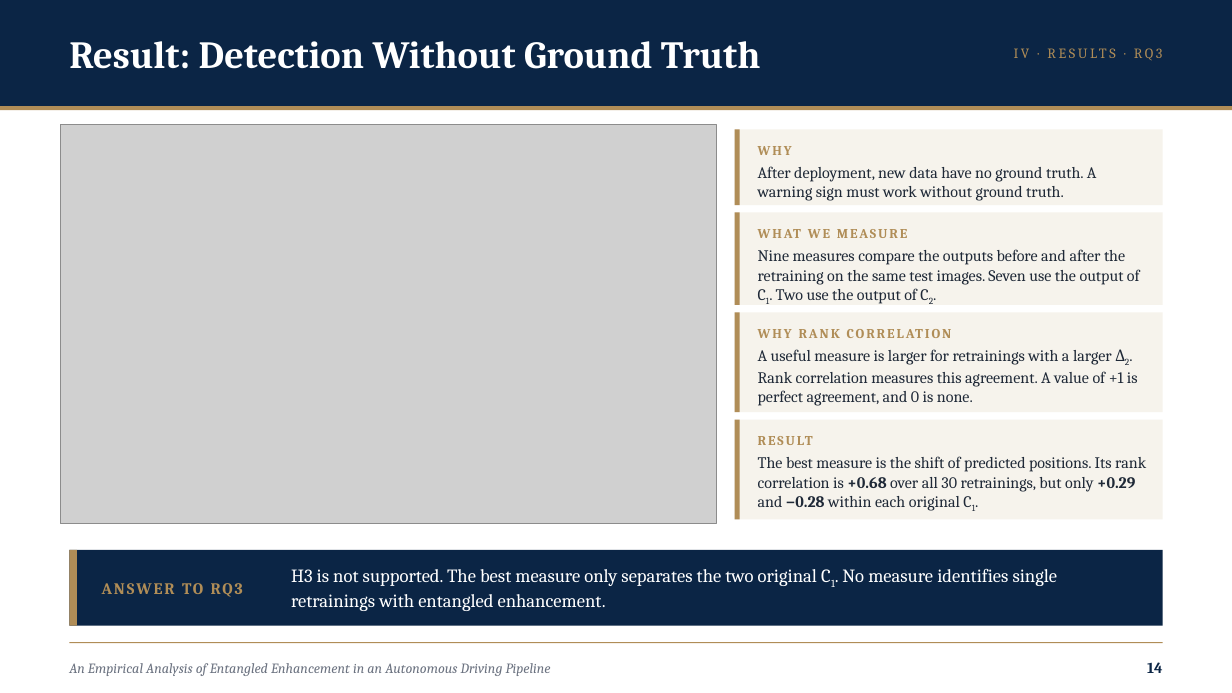
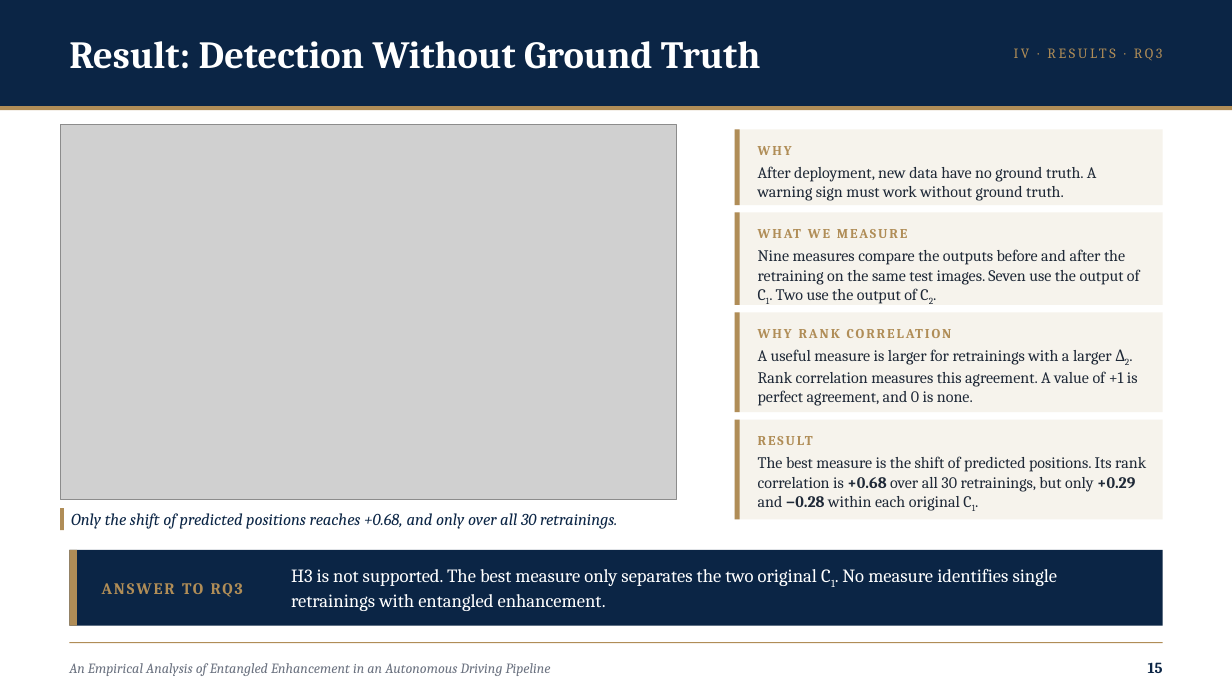
Before and after one commit to RashedIfty/LabSD, a slide deck: slide 15 of Presentations/CS presentation/CS_presentation_IFTY.pptx (slide 14 before the commit). Drawn at 1232x693 pixels with LibreOffice and Linux fonts; fonts in the diff are those of the drawing; grey boxes stand for pictures. Boxes give left, top, right and bottom in pixels: in the first picture for what was removed or moved away, otherwise in the second. Text is boxed around its words. In the diff, an @@ line names an element or a change of style, - is before the commit and + after.

```diff
--- a/Presentations/CS presentation/CS_presentation_IFTY.pptx
+++ b/Presentations/CS presentation/CS_presentation_IFTY.pptx
@@ picture: place and size @@
-picture at (60,125,716,524)
+picture at (60,125,677,500)
@@ rectangle added at (60,508,64,531), fill #B08D57 @@
@@ text added at (71,513,617,529), 13 pt, text #0B2545, italic @@
+Only the shift of predicted positions reaches +0.68, and only over all 30 retrainings.
@@ text at (1148,662,1163,673): text changed @@
-14
+15
```
Also in this commit, not shown: 16 other slides changed, 2 slides added, 13 other files.
